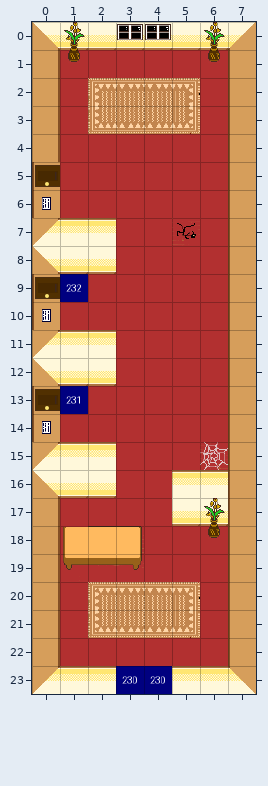
Tiled map, stored at bgs/maps/flayithro_hotel.tmx. The picture above is the old version.
Cells are 32x32 px. Shown: x 0..7, y 0..23.
And afterwards:
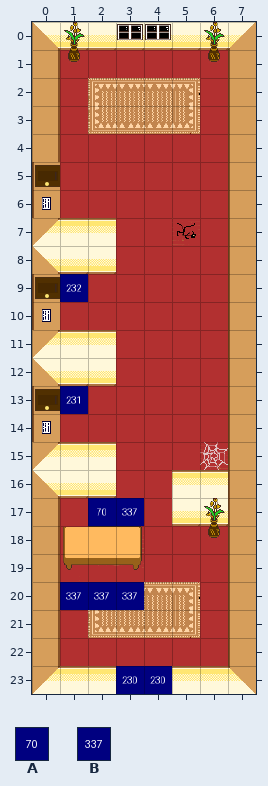
Key: from "blue-labels": A 69, B 336.
_ is an empty cell.
The edit:
Layer "characters":
y 17: x 2 _ -> A
Layer "actions":
y 17: x 3 _ -> B
y 20: x 1..3 ___ -> BBB
Pixel boxes of the changes (left, top, right, bottom) in both pictures:
added: (88, 498, 144, 526)
added: (60, 582, 144, 610)
